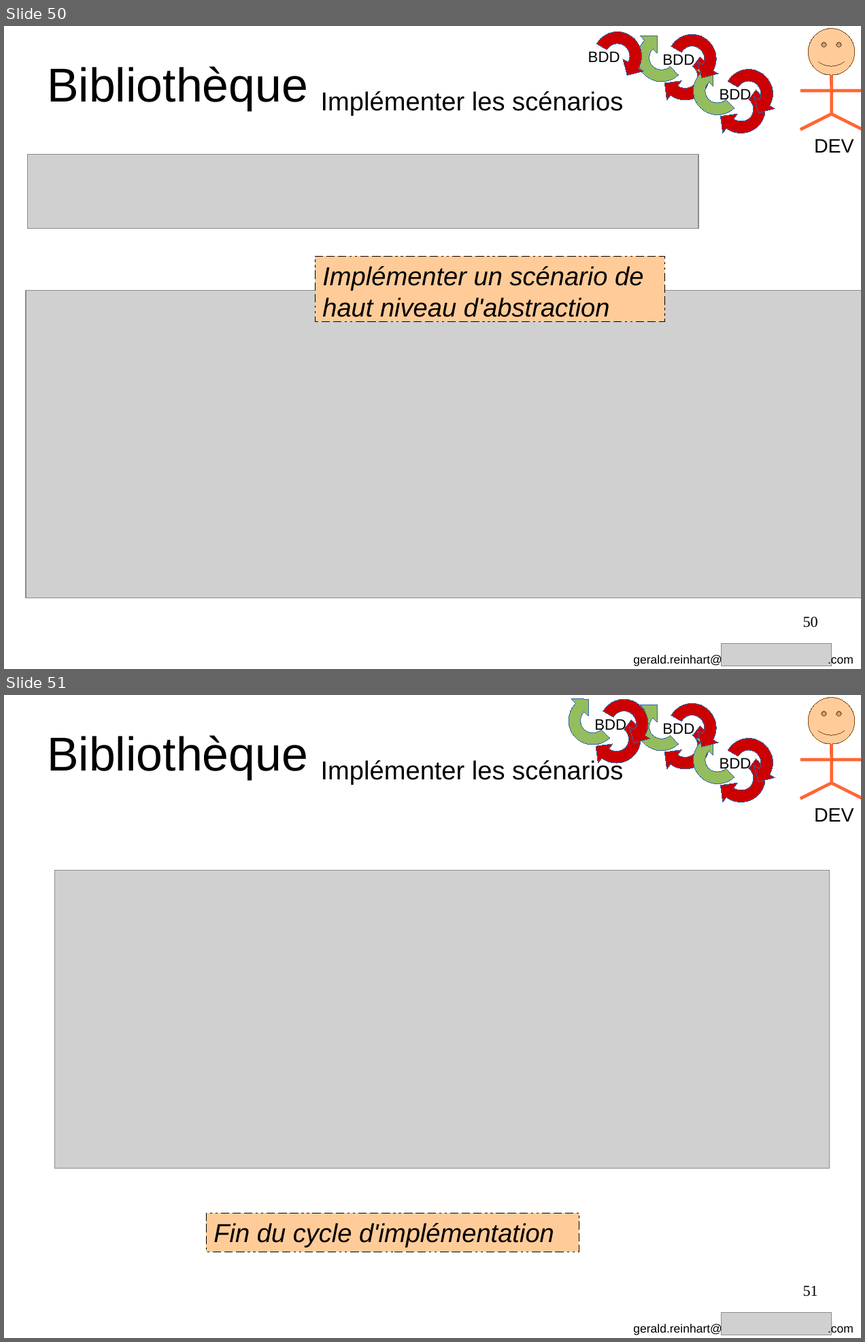
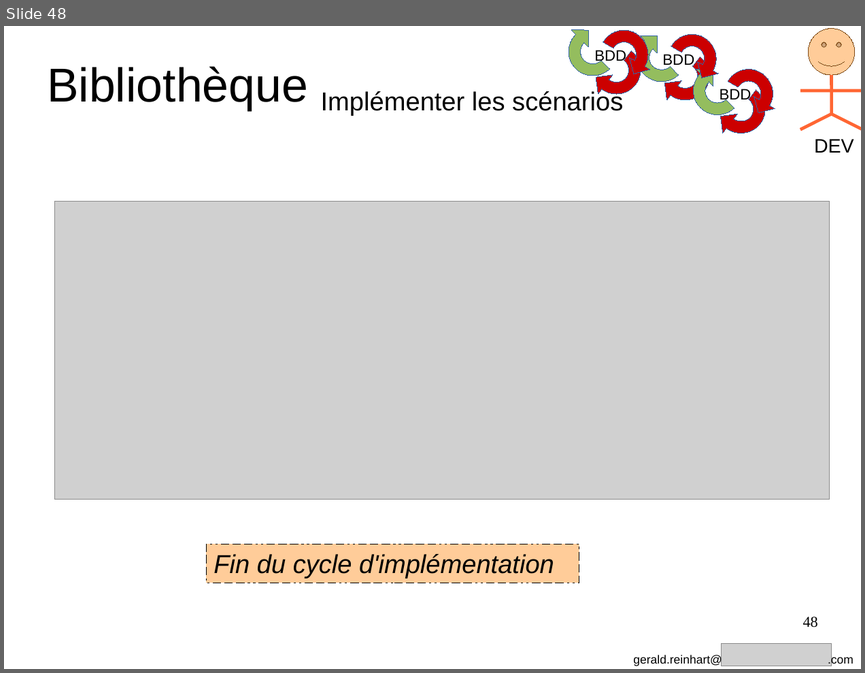
Before and after one commit to GeReinhart/dojo-bdd-library-ws-java, a slide deck: doc/BDD_presentation_agile_grenoble_2016.odp. Shown one above the other, each under a label of ours: slides 50 and 51 before the commit, slide 48 after it. The pictures are 865x1342 and 865x673 pixels, drawn with LibreOffice and Linux fonts; fonts in the diff are those of the drawing; grey boxes stand for pictures. Boxes give left, top, right and bottom in pixels: in the first picture for what was removed or moved away, otherwise in the second. Text is boxed around its words. In the diff, an @@ line names an element or a change of style, - is before the commit and + after.

```diff
--- a/doc/BDD_presentation_agile_grenoble_2016.odp
+++ b/doc/BDD_presentation_agile_grenoble_2016.odp
@@ slide 50 removed at [4,26,861,669], background #FFFFFF @@
@@ freeform shape removed at [585,26,651,89] @@
@@ freeform shape removed at [628,26,696,92] @@
@@ freeform shape removed at [651,42,719,110] @@
@@ freeform shape removed at [659,26,725,91] @@
@@ text removed at [47,66,308,110] @@
-Bibliothèque
@@ text removed at [588,51,620,62] @@
-BDD
@@ text removed at [662,54,694,68] @@
-BDD
@@ freeform shape removed at [683,57,752,125] @@
@@ freeform shape removed at [716,61,782,127] @@
@@ freeform shape removed at [707,76,775,143] @@
@@ text removed at [321,91,623,116] @@
-Implémenter les scénarios
@@ text removed at [719,89,751,104] @@
-BDD
@@ group removed at [800,28,861,152]: 4 lines, 1 smiley face, 1 text @@
-DEV
@@ picture removed at [27,155,698,228] @@
@@ rectangle removed at [315,256,665,321] @@
-Implémenter un scénario de haut niveau d'abstraction
@@ picture removed at [26,291,861,599] @@
@@ page number removed at [803,616,818,627] @@
-50
@@ text removed at [633,654,853,666] @@
-gerald.reinhart@ .com
@@ picture removed at [721,643,832,666] @@
@@ what was slide 51 is now slide 48 @@
@@ page number at [803,616,818,627]: text changed @@
-51
+48
```
Also in this commit, not shown: 14 slides changed, 2 other slides removed, 1 other file.
